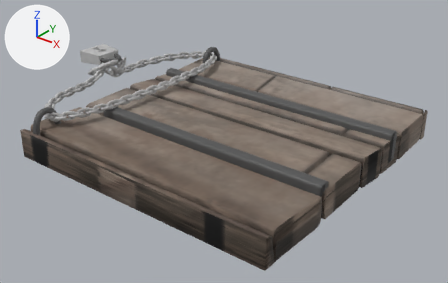
Two versions of the FBX model Assets/_Art/house/cellarDoor/cellarDoor_char.fbx, one commit apart.
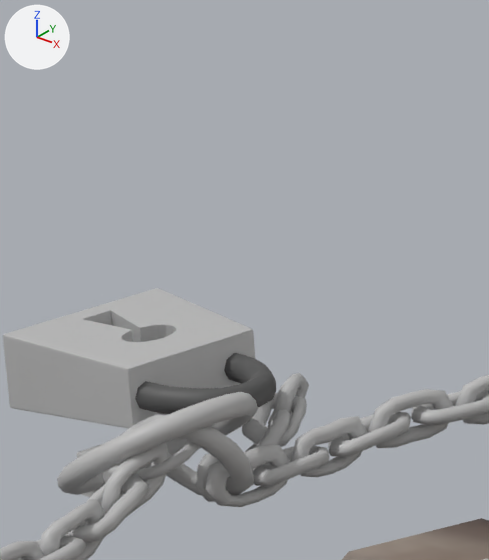
The first picture shows the older version from a 50 mm lens placed at (1.35, -2.16, 1.39), pointed at (-0.61, 0.29, -0.13). The close-ups show the older and then the newer version on the part from 18% to 34% of the width and 0% to 30% of the height of that picture. Only the edits that show in the close-ups are written down. Lighting does not change. The marker at upper left points along +X, +Y and +Z. Where no turn or scale is listed for an object, it has been applied to the vertices.

In view in the first close-up: 'GEO_cellarDoor', 'GEO_floorRing', 'GEO_l_chain', 'GEO_lock', 'GEO_r_chain' and 1 more.
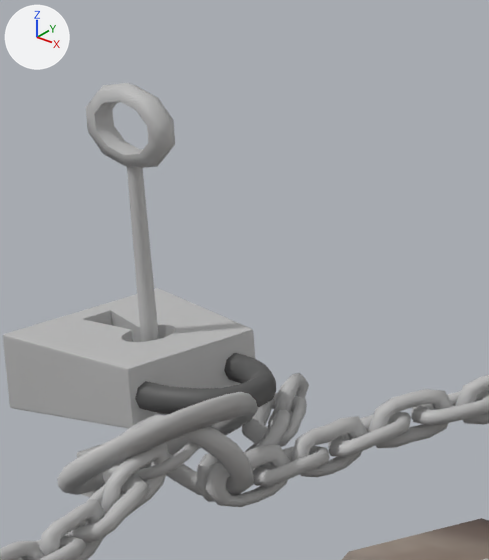
Location of each change, (x1, y1, x2, y2) in pixels of the close-ups (489 x 560 px):
'GEO_key', added
    after: (86, 83, 175, 342)
'GEO_floorRing', shading changed
    both: (57, 392, 258, 492)

The change in detail:
Material 'key_mat' (mat_key_mat) is new.
Its base color is (0.5, 0.5, 0.5) (grey #bcbcbc).
Its roughness is 0.553.
me_mesh_006 has 200 vertices, 200 faces and spans x -1.709..-1.527, y 0.216..0.426, z 0.016..0.137.
me_mesh_006 is used by ob_geo_floorring; location (0.0, 0.0, 0.0).
me_mesh_006 part 1: its shading normals changed.
Mesh me_mesh_007 is new.
It has 148 vertices, 180 faces and spans x -1.77..-1.656, y 0.39..0.413, z 0.093..0.401.
It uses material mat_key_mat (grey #bcbcbc).
Object 'GEO_key' (ob_geo_key) is new; it shows me_mesh_007.
Its location is (0.0, 0.0, 0.0).
